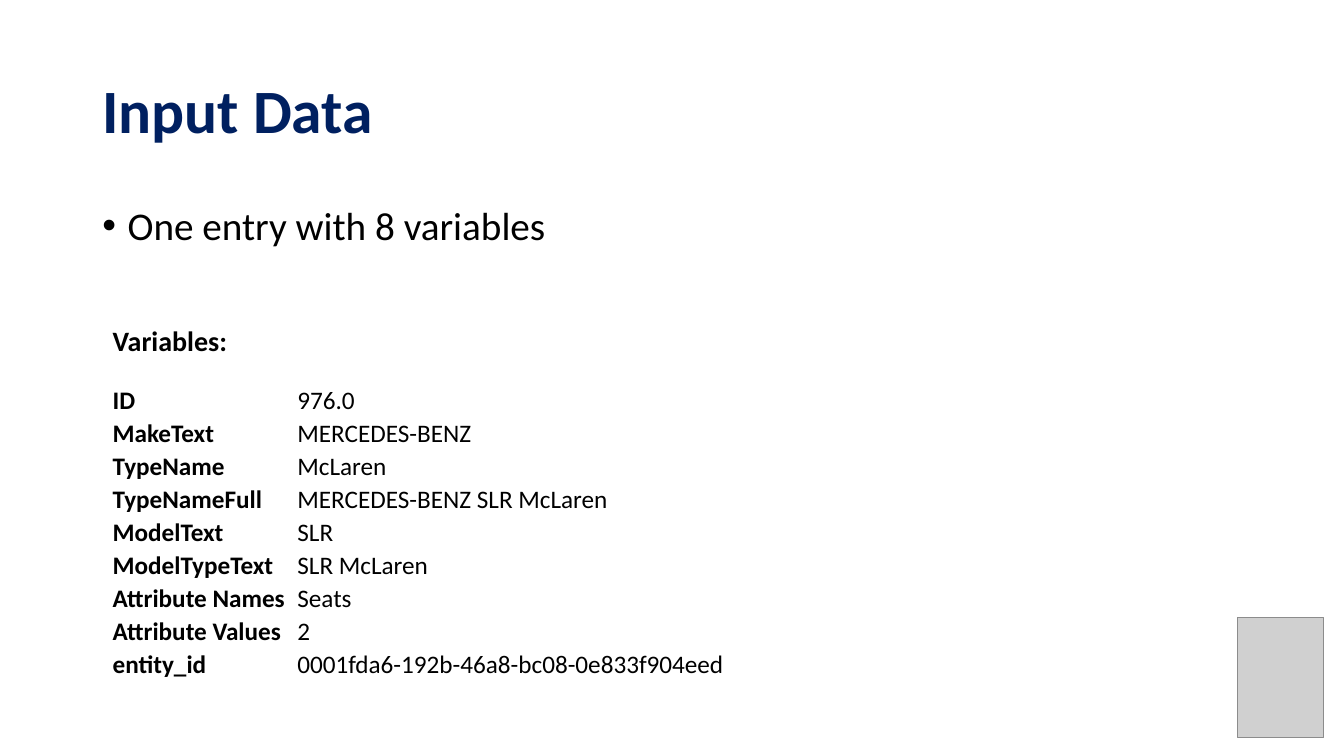
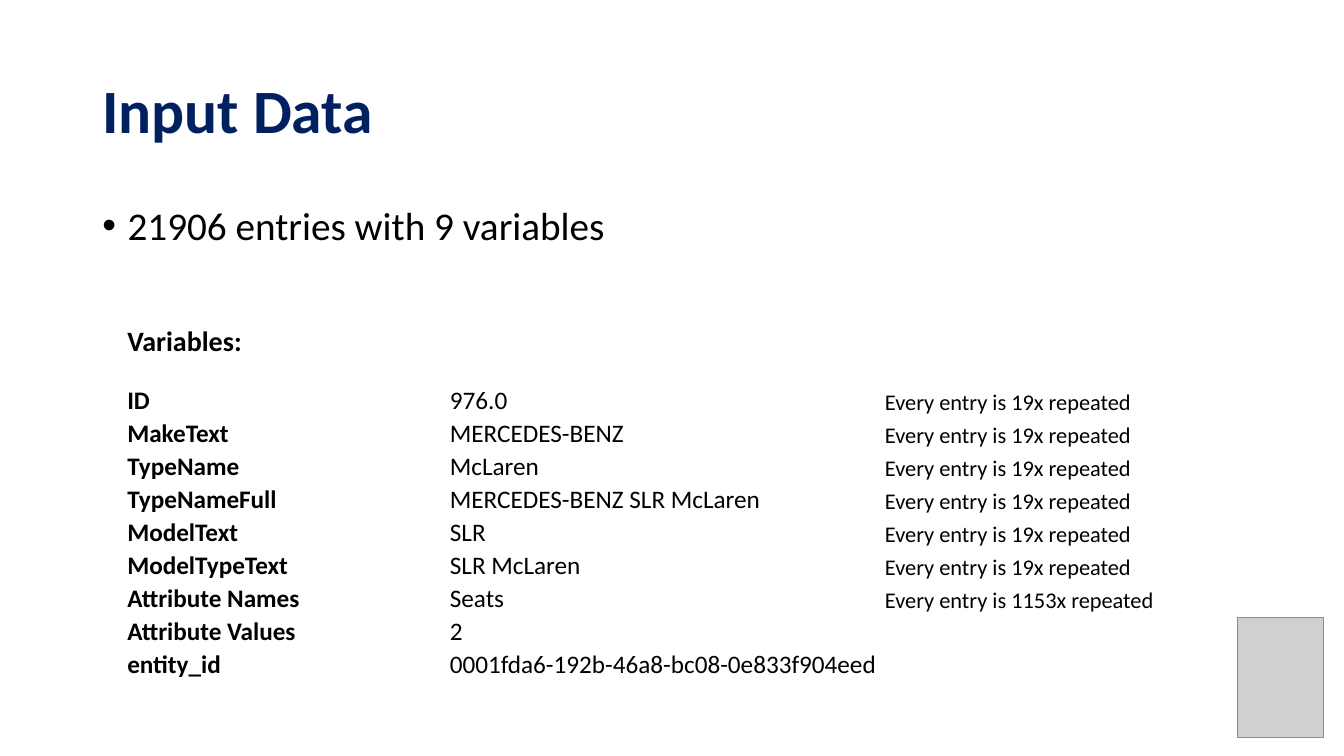
Before and after one commit to MauroSchlaepfer/Onedot, a slide deck: slide 3 of Onedot_Presentation.pptx. Drawn at 1344x756 pixels with LibreOffice and Linux fonts; fonts in the diff are those of the drawing; grey boxes stand for pictures. Boxes give left, top, right and bottom in pixels: in the first picture for what was removed or moved away, otherwise in the second. Text is boxed around its words. In the diff, an @@ line names an element or a change of style, - is before the commit and + after.

```diff
--- a/Onedot_Presentation.pptx
+++ b/Onedot_Presentation.pptx
@@ text at bbox=[128, 212, 605, 241]: text changed @@
-• One entry with 8 variables
+• 21906 entries with 9 variables
@@ table at bbox=[93, 302, 1169, 700] @@
-row 4, column 4: 
+row 4, column 4: Every entry is 19x repeated
-row 5, column 4: 
+row 5, column 4: Every entry is 19x repeated
-row 6, column 4: 
+row 6, column 4: Every entry is 19x repeated
-row 7, column 4: 
+row 7, column 4: Every entry is 19x repeated
-row 8, column 4: 
+row 8, column 4: Every entry is 19x repeated
-row 9, column 4: 
+row 9, column 4: Every entry is 19x repeated
-row 10, column 4: 
+row 10, column 4: Every entry is 1153x repeated
@@ table: place and size @@
-table at bbox=[93, 302, 755, 700]
+table at bbox=[93, 302, 1169, 700]
```
Also in this commit, not shown: 3 other slides changed, 8 slides added, 1 slide removed.
